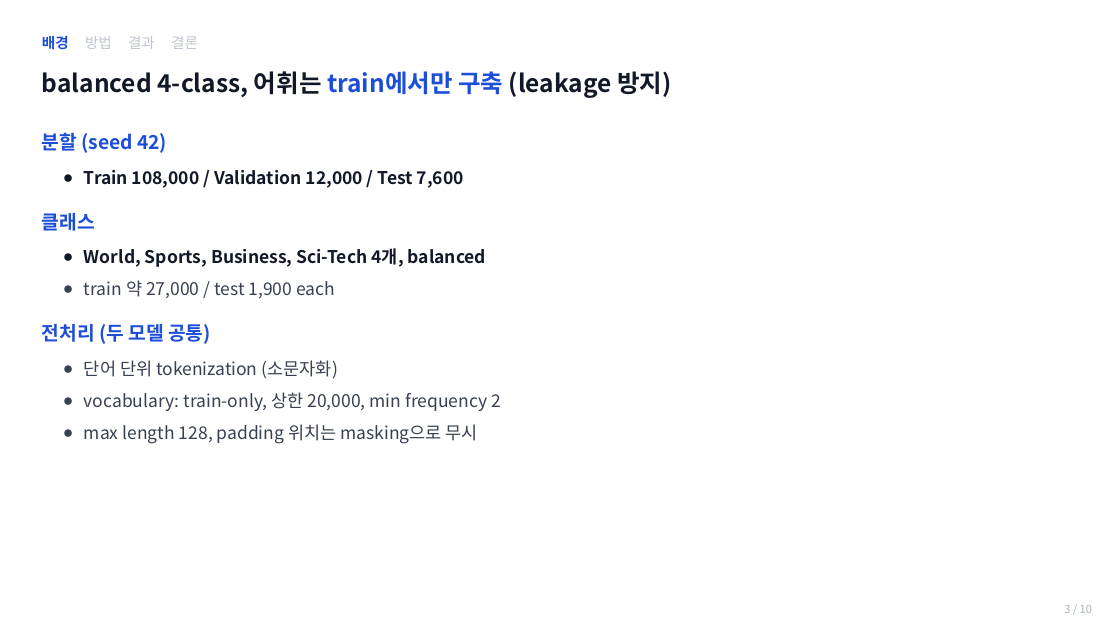
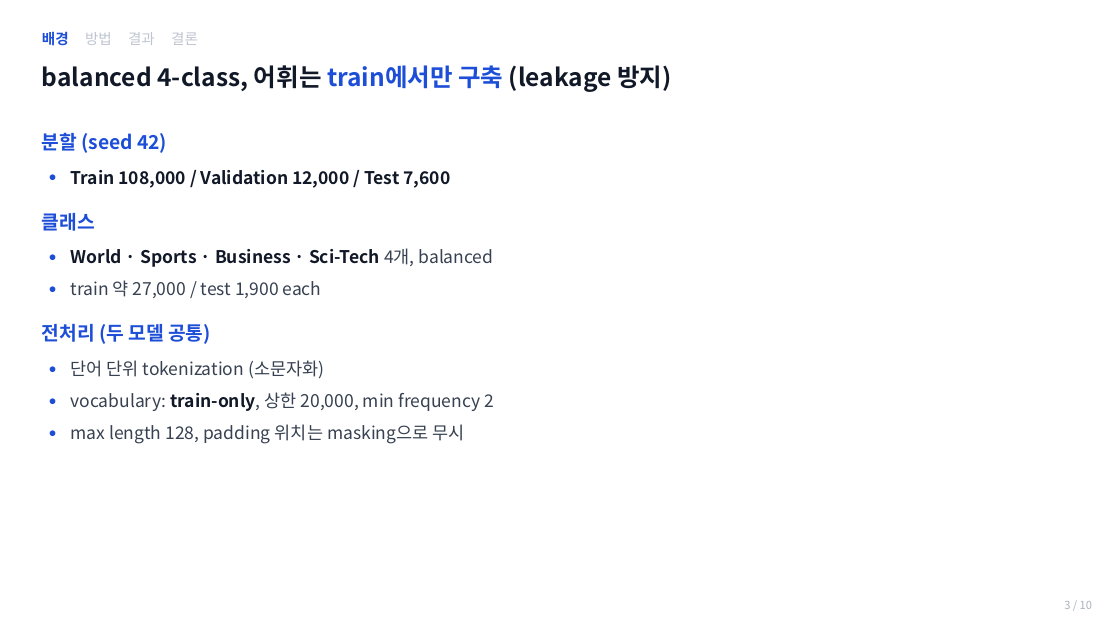
Before and after one commit to jihunz/deeplearning2, a slide deck: slide 3 of term-project-lstm-vs-transformer-agnews/deliverables/5_presentation_v2.pptx. Drawn at 1120x630 pixels with LibreOffice and Linux fonts; fonts in the diff are those of the drawing. Boxes give left, top, right and bottom in pixels: in the first picture for what was removed or moved away, otherwise in the second. Text is boxed around its words. In the diff, an @@ line names an element or a change of style, - is before the commit and + after.

```diff
--- a/term-project-lstm-vs-transformer-agnews/deliverables/5_presentation_v2.pptx
+++ b/term-project-lstm-vs-transformer-agnews/deliverables/5_presentation_v2.pptx
@@ vertical alignment middle to top in 3 elements at bbox=[42, 31, 198, 46], bbox=[1064, 601, 1092, 609], bbox=[42, 65, 671, 92] @@
@@ text at bbox=[71, 170, 494, 444]: text colour #374151 to #111827, bold on in "train-only,"; list level 2 to 1 in "Train 108,000 / Validation 12,000 ..."; list level 2 to 1 in "train 약 27,000 / test ..."; list level 2 to 1 in "단어 단위 tokenization (소문자화)"; list level 2 to 1 in "vocabulary: train-only, 상한 20,000, min ..."; list level 2 to 1 in "max length 128, padding 위치는 ..." @@
@@ text at bbox=[71, 248, 494, 267]: text changed @@
-  ● World, Sports, Business, Sci-Tech 4개, balanced
+● World · Sports · Business · Sci-Tech 4개, balanced
```
Also in this commit, not shown: 9 other slides changed, 2 other files.
